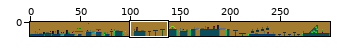
Sprite sheet, stored at resources/images/1.png. The picture above shows the old version from afar; the outline marks the close-up.
Close-up. Before:
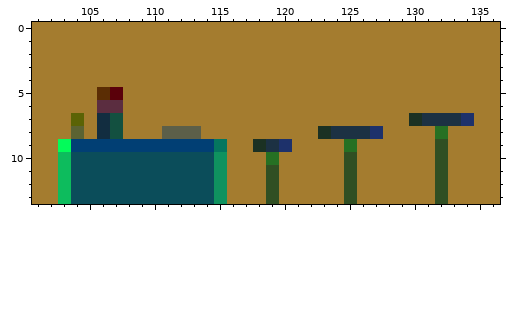
The file is 300x14 pixels. Colours within 5 levels of each other are drawn and written as one. Shown: x 101..136, y 0..13. The commit also changed other parts of the picture, which this record leaves out.
The result:
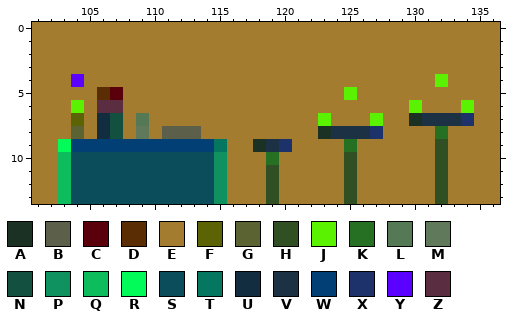
Palette (. is transparent): A #1b3123  B #5c5f49  C #5a000a  D #5b2d04  E #a47c2f  F #5b6305  G #5b6332  H #304f23  J #5af200  K #267023  L #557955  M #5f795a  N #135040  P #0f925f  Q #0dbc5d  R #03fb5a  S #0b4d5a  T #05765f  U #122d40  V #1c3143  W #013f74  X #1d316b  Y #5a01ff  Z #5b2d40
What changed:
@@ x 101..136 @@
  3 EEEEEEEEEEEEEEEEEEEEEEEEEEEEEEEEEEEE
- 4 EEEEEEEEEEEEEEEEEEEEEEEEEEEEEEEEEEEE
- 5 EEEEEDCEEEEEEEEEEEEEEEEEEEEEEEEEEEEE
- 6 EEEEEZZEEEEEEEEEEEEEEEEEEEEEEEEEEEEE
- 7 EEEFEUNEEEEEEEEEEEEEEEEEEEEEEAVVVXEE
- 8 EEEGEUNEEEBBBEEEEEEEEEAVVVXEEEEKEEEE
+ 4 EEEYEEEEEEEEEEEEEEEEEEEEEEEEEEEJEEEE
+ 5 EEEEEDCEEEEEEEEEEEEEEEEEJEEEEEEEEEEE
+ 6 EEEJEZZEEEEEEEEEEEEEEEEEEEEEEJEEEJEE
+ 7 EEEFEUNELEEEEEEEEEEEEEJEEEJEEAVVVXEE
+ 8 EEEGEUNEMEBBBEEEEEEEEEAVVVXEEEEKEEEE
  9 EERWWWWWWWWWWWTEEAVXEEEEKEEEEEEHEEEE
Pixel boxes of the changes (left, top, right, bottom) in both close-ups:
changed: (71, 74, 149, 139)
changed: (318, 74, 474, 126)
